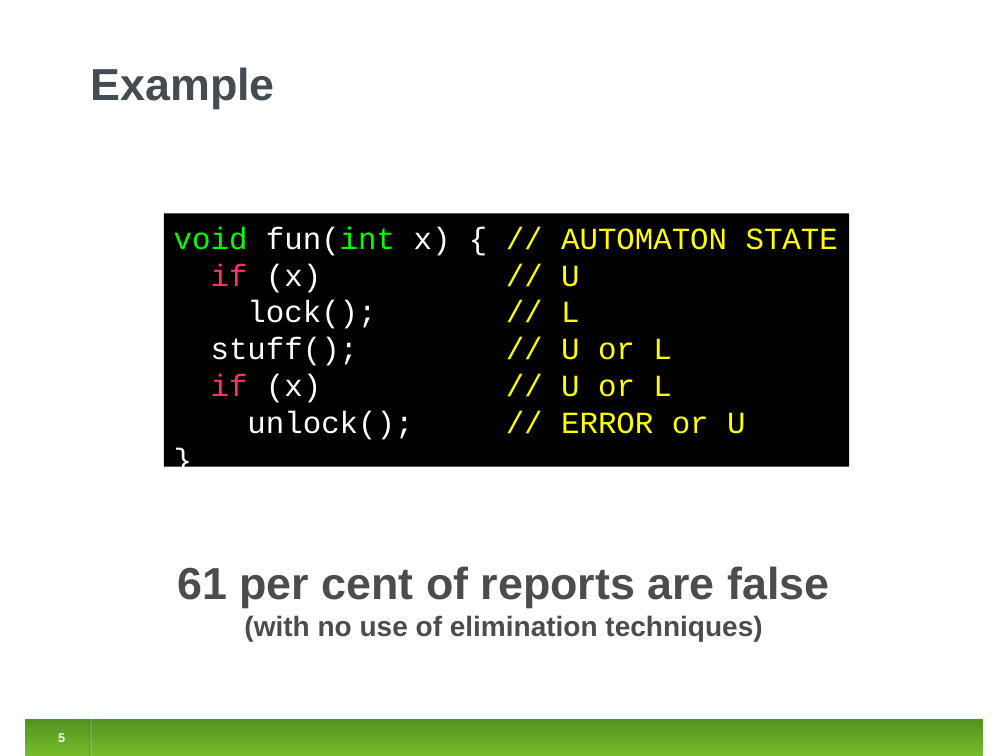
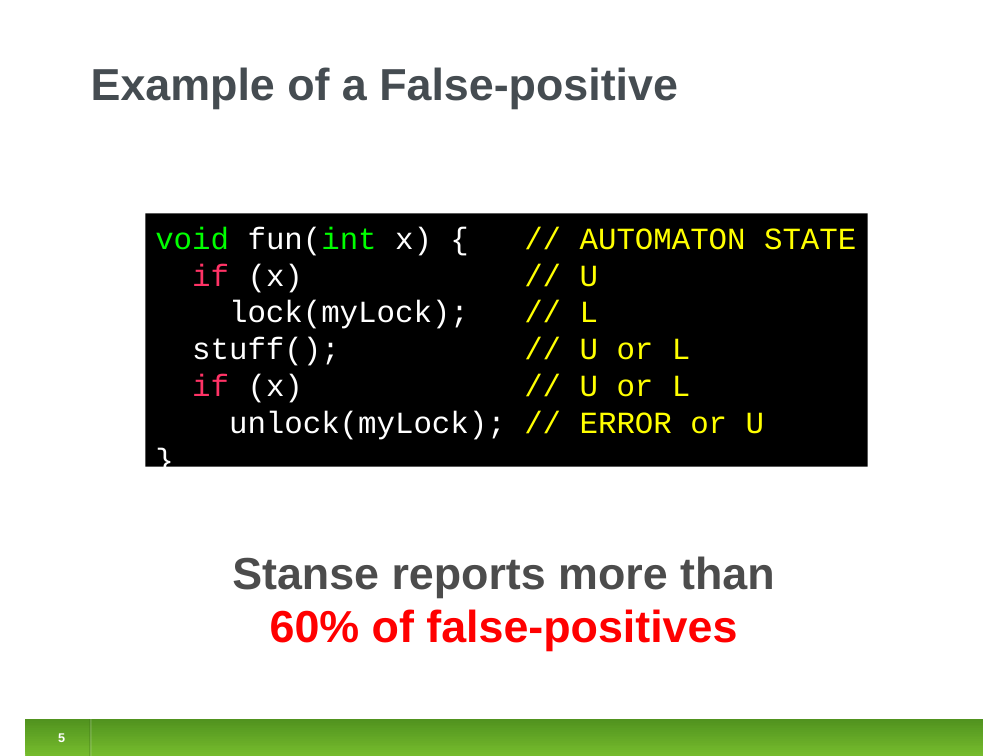
Before and after one commit to jirislaby/writings, a slide deck: slide 5 of presentations/fmics2012.odp. Drawn at 1008x756 pixels with LibreOffice and Linux fonts; fonts in the diff are those of the drawing. Boxes give left, top, right and bottom in pixels: in the first picture for what was removed or moved away, otherwise in the second. Text is boxed around its words. In the diff, an @@ line names an element or a change of style, - is before the commit and + after.

```diff
--- a/presentations/fmics2012.odp
+++ b/presentations/fmics2012.odp
@@ title at box(91, 67, 678, 109): text changed @@
-Example
+Example of a False-positive
@@ rectangle "void fun(int x) { // ...": place and size @@
-rectangle "void fun(int x) { // ..." at box(164, 214, 850, 467)
+rectangle "void fun(int x) { // ..." at box(145, 214, 867, 467)
@@ text in rectangle at box(229, 300, 598, 329): text changed @@
-lock(); // L
+lock(myLock); // L
@@ text in rectangle at box(229, 411, 764, 440): text changed; text colour #FFFF00 to #FFFFFF @@
-unlock(); // ERROR or U
+unlock(myLock); // ERROR or U
@@ title at box(232, 556, 774, 651): text changed; size 20 to 32 pt @@
-61 per cent of reports are false
-(with no use of elimination techniques)
+Stanse reports more than
+60% of false-positives
```
Also in this commit, not shown: 8 other slides changed, 8 slides added, 10 slides removed.
